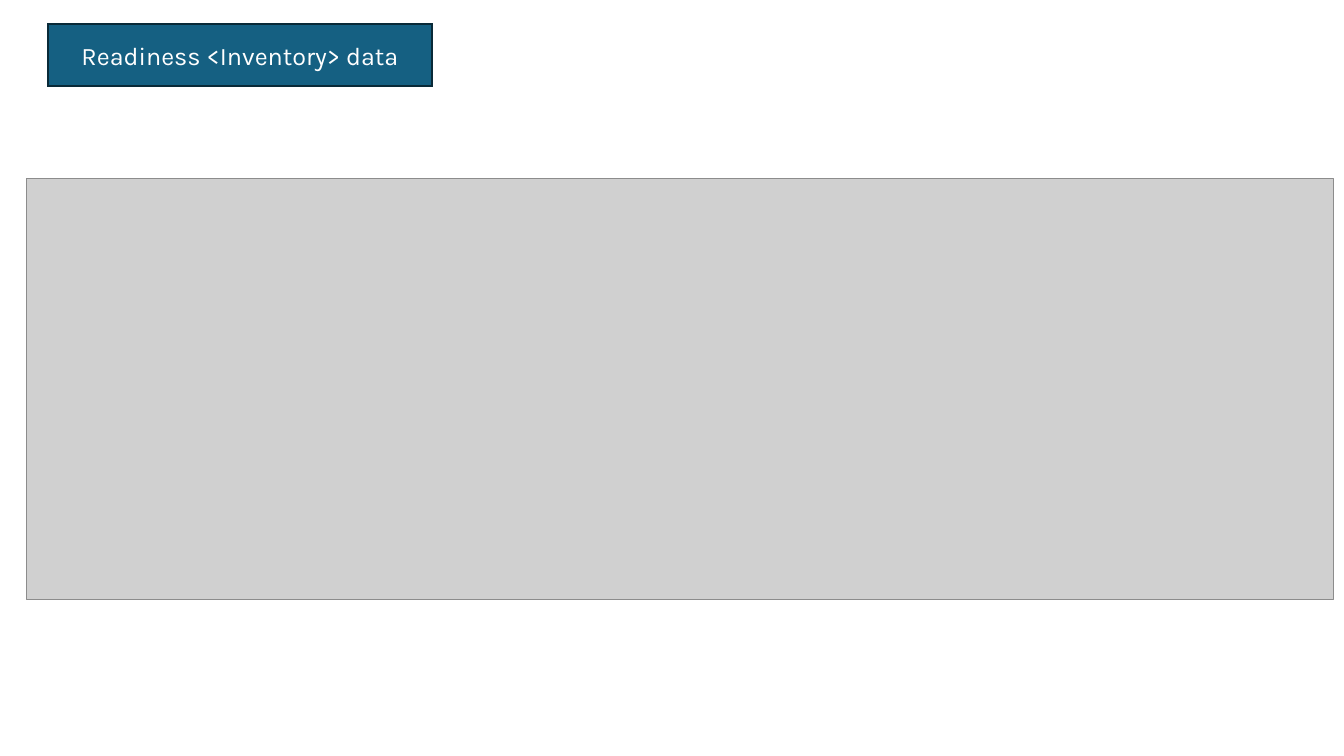
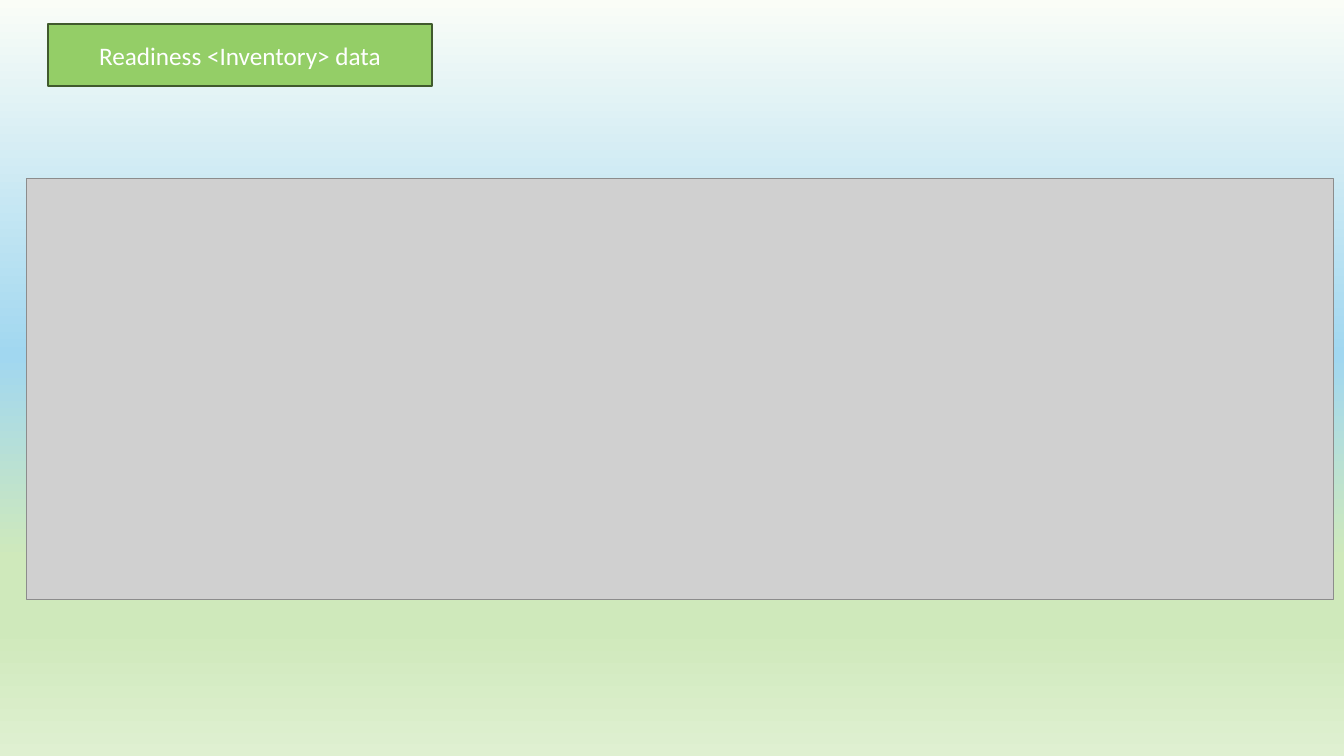
Before and after one commit to isouravsharma/QDA, a slide deck: slide 3 of AI_TEST/Presentation1.pptx. Drawn at 1344x756 pixels with LibreOffice and Linux fonts; fonts in the diff are those of the drawing; grey boxes stand for pictures; background and template pictures are left out. Boxes give left, top, right and bottom in pixels: in the first picture for what was removed or moved away, otherwise in the second. Text is boxed around its words. In the diff, an @@ line names an element or a change of style, - is before the commit and + after.

```diff
--- a/AI_TEST/Presentation1.pptx
+++ b/AI_TEST/Presentation1.pptx
@@ background #FFFFFF to picture (left out) @@
@@ rectangle "Readiness <Inventory> data" at <box>48,24,432,87</box>: font Karla to Calibri; fill #156082 to #94CE67; outline #092A39 1.5 pt to #415A2D 1.5 pt @@
```
Also in this commit, not shown: 3 other slides changed, 2 slides added, 8 other files.
